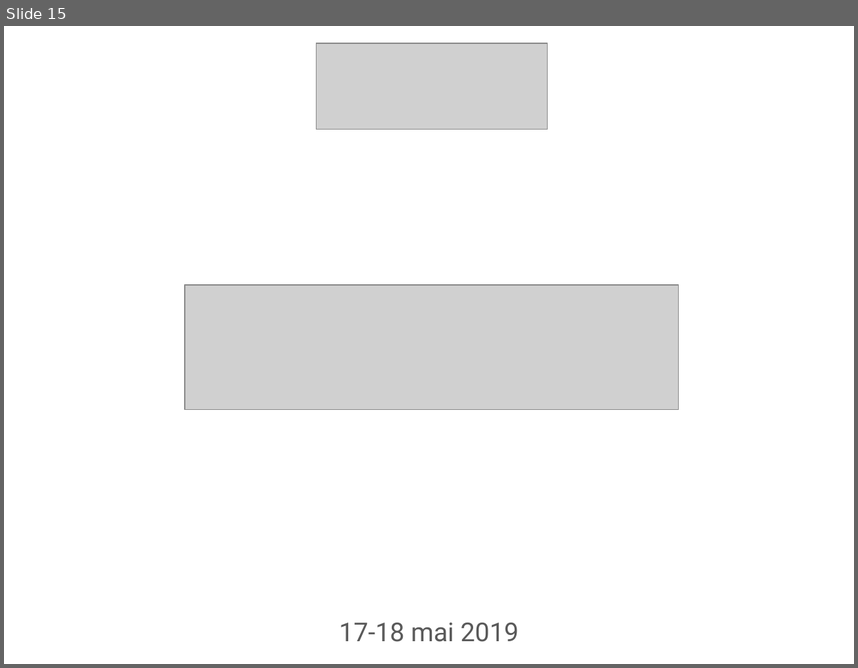
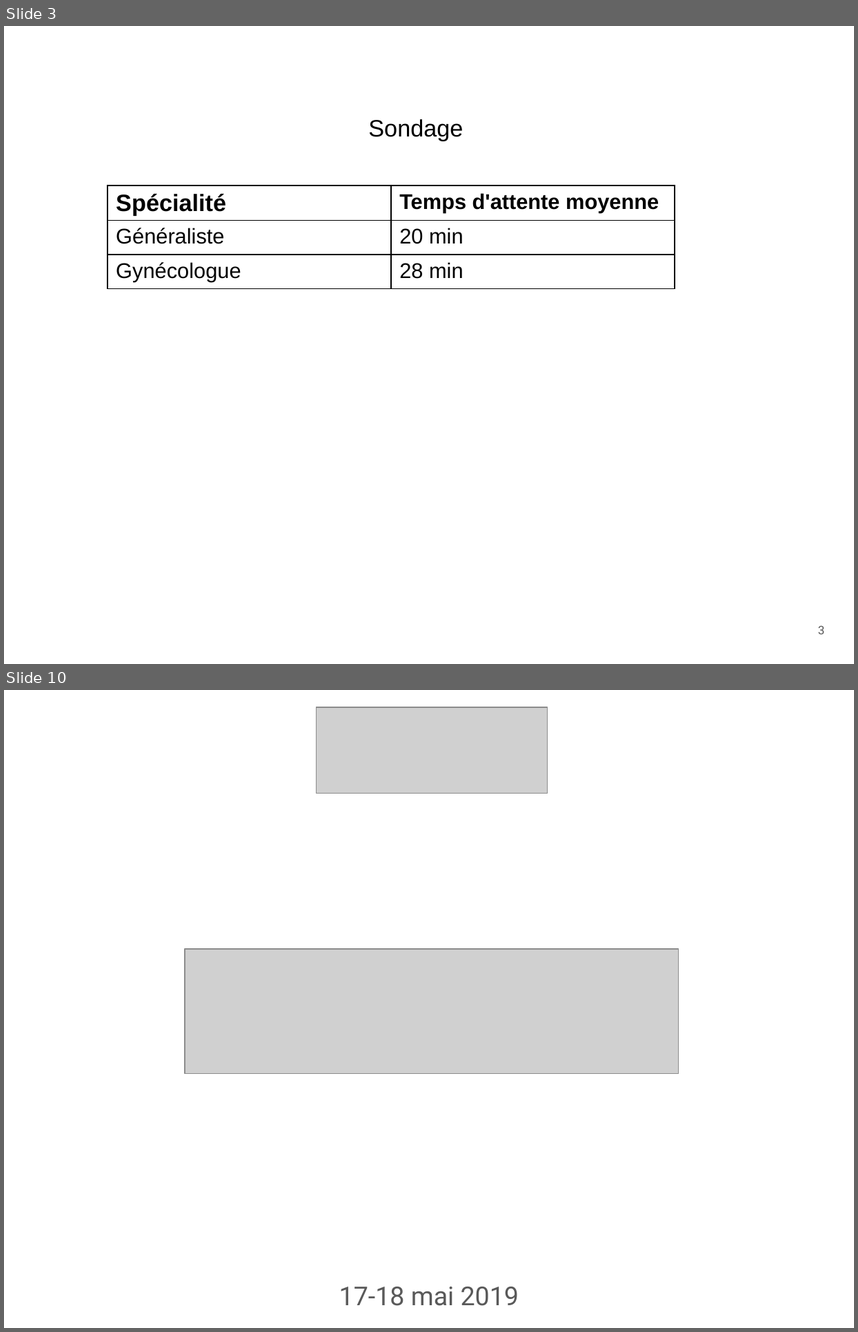
Before and after one commit to giodemaio/hackathonGM, a slide deck: GM IT Hackathon PITCH Doc Time.pptx. Shown one above the other, each under a label of ours: slide 15 before the commit, slides 3 and 10 after it; the slides between them are not shown. The pictures are 858x668 and 858x1332 pixels, drawn with LibreOffice and Linux fonts; fonts in the diff are those of the drawing; grey boxes stand for pictures; background and template pictures are left out. Boxes give left, top, right and bottom in pixels: in the first picture for what was removed or moved away, otherwise in the second. Text is boxed around its words. In the diff, an @@ line names an element or a change of style, - is before the commit and + after.

```diff
--- a/GM IT Hackathon PITCH Doc Time.pptx
+++ b/GM IT Hackathon PITCH Doc Time.pptx
@@ slide 3 added at (x1=4, y1=26, x2=854, y2=664), background picture (left out) @@
@@ text added at (x1=368, y1=119, x2=463, y2=141), 20 pt, text #000000 @@
+Sondage
@@ table added at (x1=107, y1=186, x2=675, y2=424), 3 rows, 2 columns @@
+Spécialité | Temps d'attente moyenne
+Généraliste | 20 min
+Gynécologue | 28 min
@@ page number added at (x1=818, y1=625, x2=825, y2=634), 10 pt, text #595959 @@
+3
@@ what was slide 15 is now slide 10 @@
```
Also in this commit, not shown: 7 other slides added, 14 slides removed.
